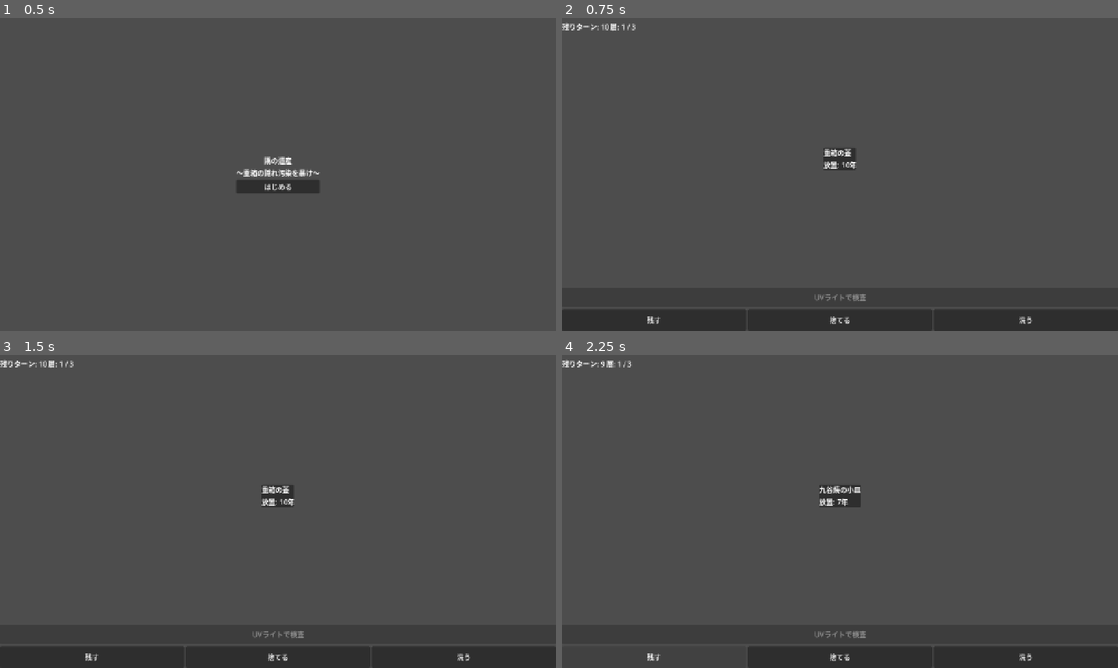
Above: before the commit, frames 1-4 (two rows, left to right).
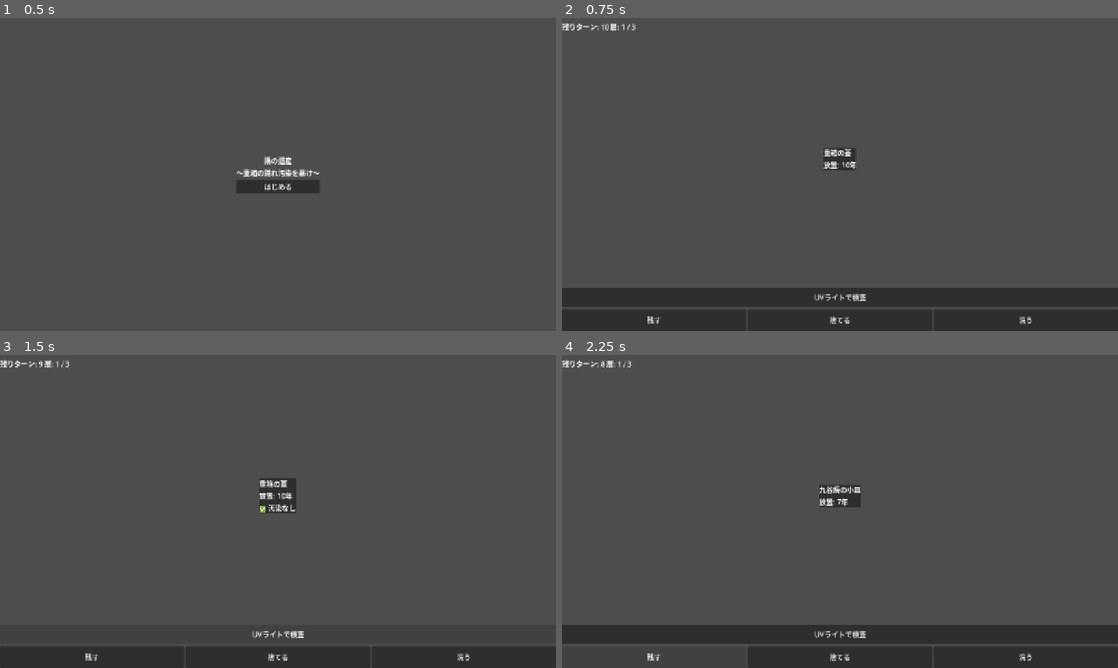
Above: after the commit, the same moments.

Repository: terisuke/legacy-corner
Game: Godot game, scene res://scenes/main/main.tscn
Same seed, same stepped clock (60 frames per second), same inputs: the game is played once before the commit and once after it.
Inputs (mouse positions are in pixels of both pictures, inside the frame that each line leads up to):
- Up to frame 1 (0.5 s): no input
- Up to frame 2 (0.75 s): click "はじめる" at 0.5 s
- Up to frame 3 (1.5 s): click (278, 633) at 1.25 s, where only the run after the commit has a clickable "UVライトで検査"
- Up to frame 4 (2.25 s): click "残す" at 2 s

Frame 1 is identical in both runs. In frame 2, less than 0.1% of the frame differs, in the area x 45-55%, y 88-91%; in frame 3, 0.7%, in the area x 7-55%, y 1-91%; in frame 4, less than 0.1%.

Commit message:
feat: enable UV light tool inspection + fix state transitions
- Enable tool_button (was disabled as stub)
- Implement _on_tool_pressed: calls ContaminationSystem.inspect_item()
  with MVP tool data, stores result on item for +5 bonus, displays
  result text (汚染あり/汚染なし/判定不能)
- Add _ContaminationSystemScript preload
- tool_button included in _set_actions_enabled toggle

Co-Authored-By: Claude Opus 4.6 (1M context) <noreply@anthropic.com>

Diff:
--- a/scenes/main/main.gd
+++ b/scenes/main/main.gd
@@ -22,6 +22,7 @@
 var _audit_report: Dictionary = {}
 
 const _DecisionSystemScript = preload("res://scripts/systems/decision_system.gd")
+const _ContaminationSystemScript = preload("res://scripts/systems/contamination_system.gd")
 var _decision_system: RefCounted = null
 
 
@@ -43,9 +44,6 @@
 	discard_button.pressed.connect(_on_discard_pressed)
 	wash_button.pressed.connect(_on_wash_pressed)
 	tool_button.pressed.connect(_on_tool_pressed)
-
-	# Tool button disabled until full integration
-	tool_button.disabled = true
 
 	_show_panel(title_panel)
 
@@ -115,6 +113,7 @@
 	wash_button.disabled = (
 		not enabled or not GameManager.get_current_item().get("washable", false)
 	)
+	tool_button.disabled = not enabled
 
 
 # === Decision handlers — all delegate to DecisionSystem ===
@@ -160,7 +159,27 @@
 
 
 func _on_tool_pressed() -> void:
-	pass
+	if not GameManager.use_turn():
+		return
+	var item: Dictionary = GameManager.get_current_item()
+	var mvp_tools: Array = DataLoader.get_mvp_tools()
+	if mvp_tools.is_empty():
+		return
+	var tool_data: Dictionary = mvp_tools[0]
+	var cs = _ContaminationSystemScript.new()
+	var result: Dictionary = cs.inspect_item(item, tool_data, GameManager.rng)
+	item["inspection_result"] = result
+	var display_text: String = ""
+	match result.get("displayed_result", ""):
+		"contaminated":
+			display_text = "⚠ 汚染あり"
+		"clean":
+			display_text = "✅ 汚染なし"
+		"inconclusive":
+			display_text = "❓ 判定不能"
+	if _current_item_card != null:
+		_current_item_card.show_tool_result(display_text)
+	turn_label.text = "残りターン: %d" % GameManager.turns_remaining
 
 
 func _on_regret_triggered(_item_data: Dictionary) -> void:
